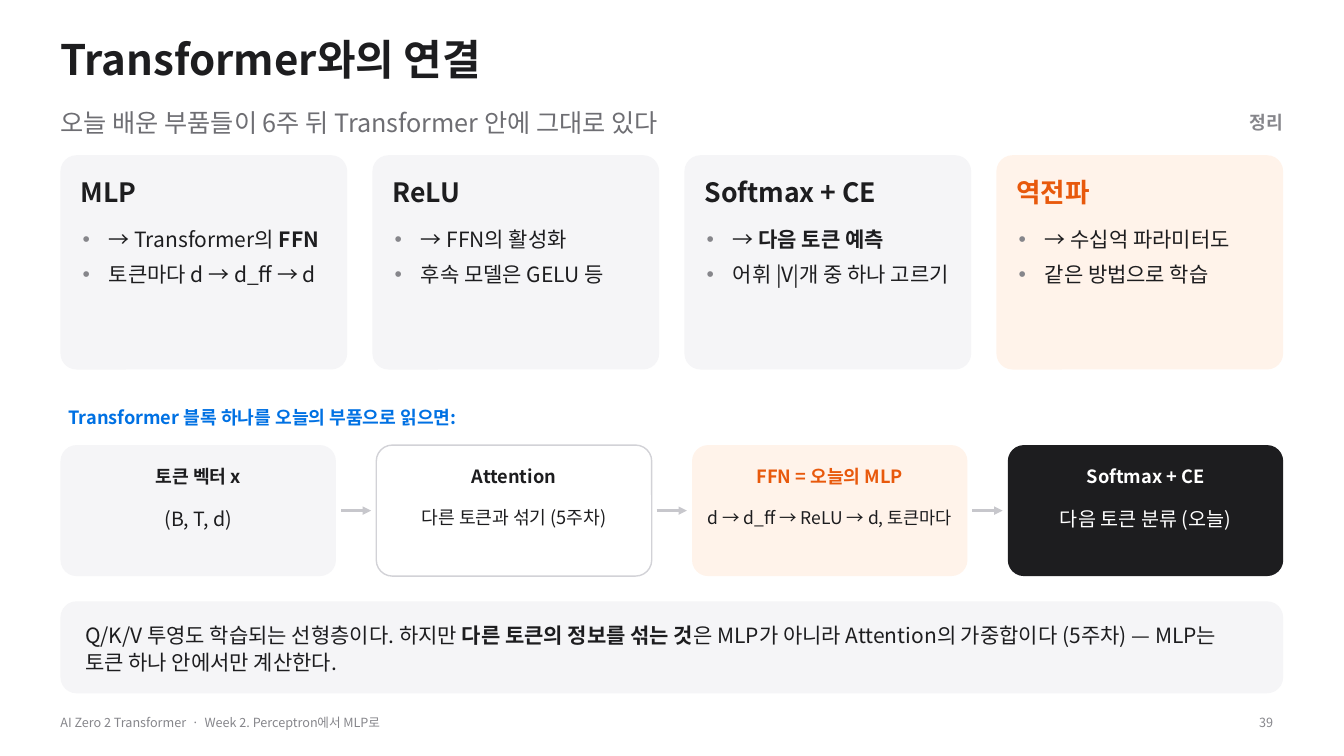
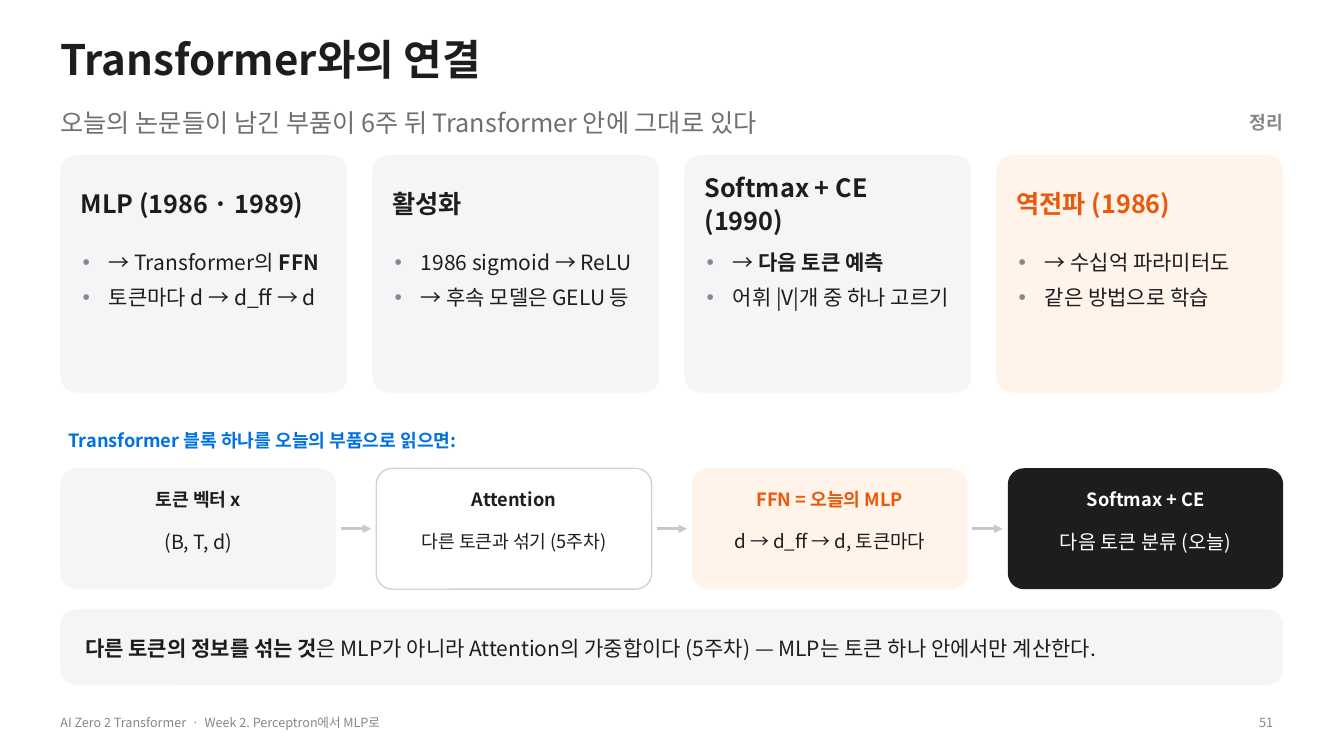
Before and after one commit to myunhh/AI-Zero-2-Transformers, a slide deck: slide 51 of lectures/week02_perceptron_to_mlp.pptx (slide 39 before the commit). Drawn at 1344x756 pixels with LibreOffice and Linux fonts; fonts in the diff are those of the drawing. Boxes give left, top, right and bottom in pixels: in the first picture for what was removed or moved away, otherwise in the second. Text is boxed around its words. In the diff, an @@ line names an element or a change of style, - is before the commit and + after.

```diff
--- a/lectures/week02_perceptron_to_mlp.pptx
+++ b/lectures/week02_perceptron_to_mlp.pptx
@@ text at [60, 111, 756, 134]: text changed @@
-오늘 배운 부품들이 6주 뒤 Transformer 안에 그대로 있다
+오늘의 논문들이 남긴 부품이 6주 뒤 Transformer 안에 그대로 있다
@@ rounded rectangle: place and size @@
-rounded rectangle at [60, 155, 348, 370]
+rounded rectangle at [60, 155, 348, 393]
@@ rounded rectangle: place and size @@
-rounded rectangle at [372, 155, 659, 370]
+rounded rectangle at [372, 155, 659, 393]
@@ rounded rectangle: place and size @@
-rounded rectangle at [685, 155, 972, 370]
+rounded rectangle at [685, 155, 972, 393]
@@ text at [705, 176, 868, 235]: text changed; size 19 to 18 pt @@
-Softmax + CE
+Softmax + CE (1990)
@@ rounded rectangle: place and size @@
-rounded rectangle at [996, 155, 1284, 370]
+rounded rectangle at [996, 155, 1284, 393]
@@ text at [81, 192, 304, 218]: text changed; size 19 to 18 pt @@
-MLP
+MLP (1986 · 1989)
@@ text at [393, 191, 463, 216]: text changed; size 19 to 18 pt @@
-ReLU
+활성화
@@ text at [1017, 192, 1170, 218]: text changed; size 19 to 18 pt @@
-역전파
+역전파 (1986)
@@ text at [421, 253, 632, 307]: text changed @@
-• → FFN의 활성화
-• 후속 모델은 GELU 등
+• 1986 sigmoid → ReLU
+• → 후속 모델은 GELU 등
@@ rounded rectangle: place and size @@
-rounded rectangle at [60, 446, 336, 577]
+rounded rectangle at [60, 469, 336, 590]
@@ rounded rectangle: place and size @@
-rounded rectangle at [376, 446, 651, 577]
+rounded rectangle at [376, 469, 651, 590]
@@ rounded rectangle: place and size @@
-rounded rectangle at [692, 446, 967, 577]
+rounded rectangle at [692, 469, 967, 590]
@@ proportions changed in 9 elements at [60, 610, 1284, 686], [60, 155, 348, 393], [372, 155, 659, 393], [685, 155, 972, 393], [996, 155, 1284, 393], [60, 469, 336, 590], [376, 469, 651, 590], [692, 469, 967, 590], [1008, 469, 1284, 590] @@
@@ rounded rectangle: place and size @@
-rounded rectangle at [1008, 446, 1284, 577]
+rounded rectangle at [1008, 469, 1284, 590]
@@ 8 texts: place and size @@
-8 texts at [68, 229, 1230, 485]
+8 texts at [68, 252, 1230, 508]
@@ text "(B, T, d)": place and size @@
-text "(B, T, d)" at [164, 510, 232, 530]
+text "(B, T, d)" at [164, 533, 232, 553]
@@ text "다른 토큰과 섞기 (5주차)": place and size @@
-text "다른 토큰과 섞기 (5주차)" at [422, 509, 607, 528]
+text "다른 토큰과 섞기 (5주차)" at [422, 533, 607, 552]
@@ text at [734, 532, 925, 552]: text changed; size 12.5 to 13.5 pt @@
-d → d_ff → ReLU → d, 토큰마다
+d → d_ff → d, 토큰마다
@@ 3 arrows: place and size @@
-3 arrows at [341, 511, 1003, 511]
+3 arrows at [341, 529, 1003, 529]
@@ text "다음 토큰 분류 (오늘)": place and size @@
-text "다음 토큰 분류 (오늘)" at [1060, 509, 1231, 530]
+text "다음 토큰 분류 (오늘)" at [1060, 532, 1231, 553]
@@ rounded rectangle "다른 토큰의 정보를 섞는 것은 ...": place and size @@
-rounded rectangle "다른 토큰의 정보를 섞는 것은 ..." at [60, 602, 1284, 694]
+rounded rectangle "다른 토큰의 정보를 섞는 것은 ..." at [60, 610, 1284, 686]
@@ text in rounded rectangle at [85, 638, 1096, 660]: text changed @@
-Q/K/V 투영도 학습되는 선형층이다. 하지만 다른 토큰의 정보를 섞는 것은 MLP가 아니라 Attention의 가중합이다 (5주차) — MLP는 토큰 하나 안에서만 계산한다.
+다른 토큰의 정보를 섞는 것은 MLP가 아니라 Attention의 가중합이다 (5주차) — MLP는 토큰 하나 안에서만 계산한다.
@@ page number at [1259, 718, 1273, 727]: text changed @@
-39
+51
```
Also in this commit, not shown: 33 other slides changed, 22 slides added, 10 slides removed, 11 other files.
